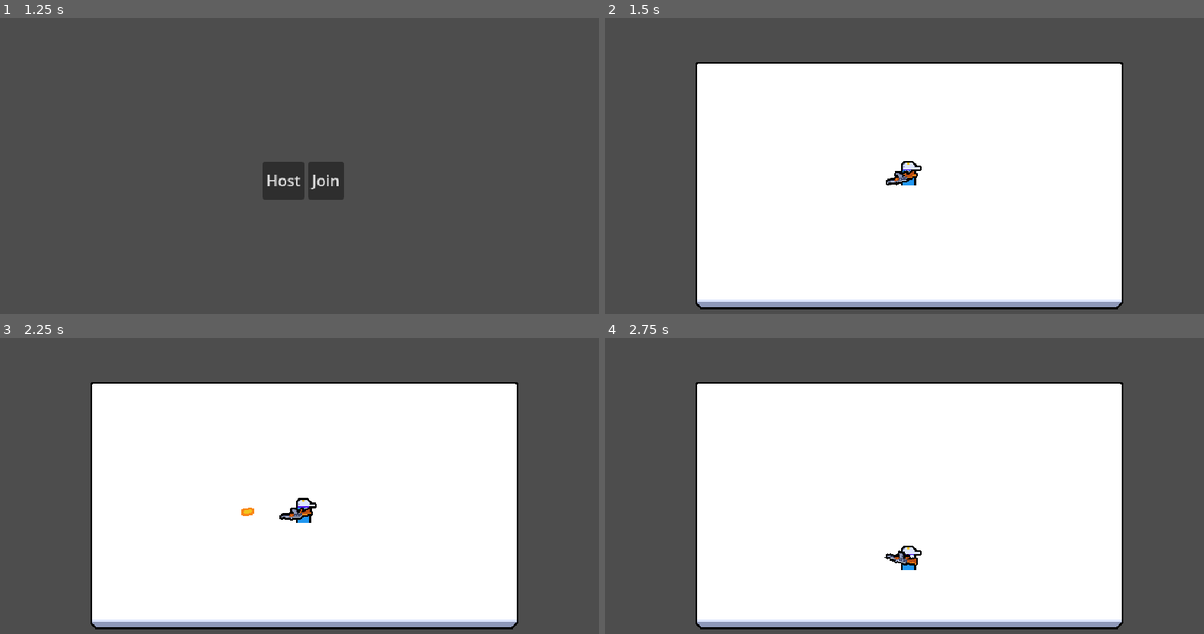
Above: before the commit, frames 1-4 (two rows, left to right).
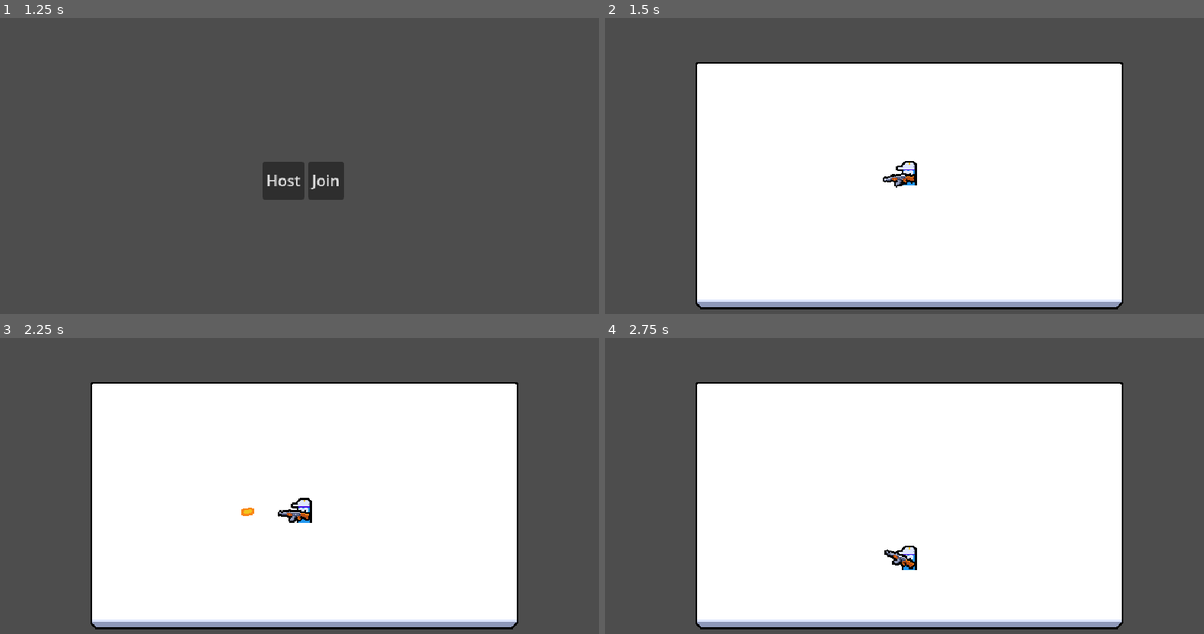
Above: after the commit, the same moments.

Repository: smarshallprice/hazmat-heroes
Game: Godot game, scene res://ui/main_menu/main_menu.tscn
The game is run twice, just before and just after one commit, with the same random seed, the same clock (stepped at 60 frames per second) and the same inputs.
Inputs (mouse positions are in pixels of both pictures, inside the frame that each line leads up to):
- Up to frame 1 (1.25 s): tap Enter at 0.5 s; move the mouse to (437, 163) at 0.52 s; press the mouse at (437, 163) at 0.53 s; hold D (move_right) from 0.53 s (still down)
- Up to frame 2 (1.5 s): release D (move_right) at 1.25 s; release the mouse at (1042, 163) at 1.25 s; click "Host" at 1.25 s
- Up to frame 3 (2.25 s): tap Space at 2 s; move the mouse to (179, 518) at 2.02 s; hold S (move_down) from 2.03 s (still down); click (179, 518) at 2.1 s
- Up to frame 4 (2.75 s): keep holding S (move_down)

Frame 1 is identical in both runs. In frame 2, 0.2% of the frame differs, in the area x 46-53%, y 48-58%; in frame 3, 0.2%; in frame 4, 0.2%.

Commit message:
fix weapon rotation and player flipping

Diff:
--- a/entities/player/player.gd
+++ b/entities/player/player.gd
@@ -3,9 +3,10 @@
 extends CharacterBody2D
 
 @onready var player_input_syncronizer_component:PlayerInputSynchronizerComponent = $PlayerInputSynchronizerComponent
-@onready var weapon_root:Node2D = $WeaponRoot
+@onready var weapon_root:Node2D = $Visuals/WeaponRoot
 @onready var fire_rate_timer:Timer = $FireRateTimer
 @onready var health_component:HealthComponent = $HealthComponent
+@onready var Visuals:Node2D = $Visuals
 
 var bullet_scene:PackedScene = preload("uid://bpomv1fpftth5")
 
@@ -23,13 +24,21 @@
 
 
 func _process(_delta: float) -> void:
-	weapon_root.look_at(weapon_root.global_position + player_input_syncronizer_component.aim_vector)
+	update_aim_position()
 	#as if of now, this is only the server. The client only as authority over input synchronizer
 	if is_multiplayer_authority():
 		velocity = player_input_syncronizer_component.movement_vector * 100
 		move_and_slide()
 		if player_input_syncronizer_component.is_attack_pressed:
 			try_create_bullet()
+
+func update_aim_position():
+	var aim_vector = player_input_syncronizer_component.aim_vector
+	var aim_position = weapon_root.global_position + aim_vector
+
+	#bc aim_positrion is a unit vector, we can do this
+	Visuals.scale = Vector2.ONE if aim_vector.x >= 0 else Vector2(-1,1)
+	weapon_root.look_at(aim_position)
 
 func  try_create_bullet():
 	if !fire_rate_timer.is_stopped():
--- a/entities/player/player.tscn
+++ b/entities/player/player.tscn
@@ -12,10 +12,10 @@
 properties/0/spawn = true
 properties/0/replication_mode = 1
 
-[sub_resource type="CircleShape2D" id="CircleShape2D_12j5o"]
-
 [sub_resource type="CircleShape2D" id="CircleShape2D_61ot5"]
 radius = 5.0
+
+[sub_resource type="CircleShape2D" id="CircleShape2D_12j5o"]
 
 [node name="Player" type="CharacterBody2D" unique_id=126363585 groups=["player"]]
 collision_layer = 0
@@ -23,35 +23,13 @@
 script = ExtResource("1_symyc")
 
 [node name="PlayerInputSynchronizerComponent" parent="." unique_id=348382715 node_paths=PackedStringArray("aim_root") instance=ExtResource("2_abrql")]
-aim_root = NodePath("../WeaponRoot")
+aim_root = NodePath("../Visuals/WeaponRoot")
 
 [node name="MultiplayerSynchronizer" type="MultiplayerSynchronizer" parent="." unique_id=1425543900]
 replication_config = SubResource("SceneReplicationConfig_abrql")
 
 [node name="HealthComponent" parent="." unique_id=739731049 instance=ExtResource("3_8fjmc")]
 max_health = 5
-
-[node name="Sprite2D" type="Sprite2D" parent="." unique_id=787258821]
-texture = ExtResource("3_bls4j")
-centered = false
-offset = Vector2(-9, -26)
-
-[node name="FireRateTimer" type="Timer" parent="." unique_id=340422313]
-wait_time = 0.25
-one_shot = true
-
-[node name="WeaponRoot" type="Node2D" parent="." unique_id=542181546]
-position = Vector2(0, -9)
-
-[node name="Sprite2D" type="Sprite2D" parent="WeaponRoot" unique_id=1279291452]
-position = Vector2(6, 0)
-texture = ExtResource("4_fkugw")
-centered = false
-offset = Vector2(-15, -6)
-
-[node name="CollisionShape2D" type="CollisionShape2D" parent="." unique_id=730989961]
-position = Vector2(0, -10)
-shape = SubResource("CircleShape2D_12j5o")
 
 [node name="HurtboxComponent" parent="." unique_id=1306784966 node_paths=PackedStringArray("health_component") instance=ExtResource("6_qiwj3")]
 position = Vector2(0, -10)
@@ -60,3 +38,28 @@
 
 [node name="CollisionShape2D" type="CollisionShape2D" parent="HurtboxComponent" unique_id=410368452]
 shape = SubResource("CircleShape2D_61ot5")
+
+[node name="Visuals" type="Node2D" parent="." unique_id=2115550034]
+
+[node name="Sprite2D" type="Sprite2D" parent="Visuals" unique_id=787258821]
+texture = ExtResource("3_bls4j")
+centered = false
+offset = Vector2(-8, -26)
+
+[node name="WeaponRoot" type="Node2D" parent="Visuals" unique_id=542181546]
+position = Vector2(0, -9)
+
+[node name="Sprite2D" type="Sprite2D" parent="Visuals/WeaponRoot" unique_id=1279291452]
+position = Vector2(6, 0)
+texture = ExtResource("4_fkugw")
+centered = false
+offset = Vector2(-13, -6)
+
+[node name="FireRateTimer" type="Timer" parent="." unique_id=340422313]
+wait_time = 0.25
+one_shot = true
+
+[node name="CollisionShape2D" type="CollisionShape2D" parent="." unique_id=730989961]
+visible = false
+position = Vector2(0, -10)
+shape = SubResource("CircleShape2D_12j5o")
--- a/main.tscn
+++ b/main.tscn
@@ -14,12 +14,12 @@
 script = ExtResource("1_ig7tw")
 
 [node name="EnemyManager" parent="." unique_id=423964494 node_paths=PackedStringArray("enemy_spawn_root", "spawn_rect") instance=ExtResource("2_h2yge")]
-enemy_spawn_root = NodePath("..")
+enemy_spawn_root = NodePath("../YSortRoot")
 spawn_rect = NodePath("../SpawnRect")
 
 [node name="MultiplayerSpawner" type="MultiplayerSpawner" parent="." unique_id=676528008]
 _spawnable_scenes = PackedStringArray("uid://bpomv1fpftth5", "uid://dlt0fcljhaf06")
-spawn_path = NodePath("..")
+spawn_path = NodePath("../YSortRoot")
 
 [node name="PlayerSpawnPosition" type="Marker2D" parent="." unique_id=1590552301]
 position = Vector2(320, 185)
@@ -73,3 +73,7 @@
 [node name="CollisionShape2D" type="CollisionShape2D" parent="StaticBodies/StaticBody2D4" unique_id=1580865474]
 shape = SubResource("RectangleShape2D_h2yge")
 metadata/_edit_lock_ = true
+
+[node name="YSortRoot" type="Node2D" parent="." unique_id=1790057892]
+y_sort_enabled = true
+metadata/_edit_lock_ = true
